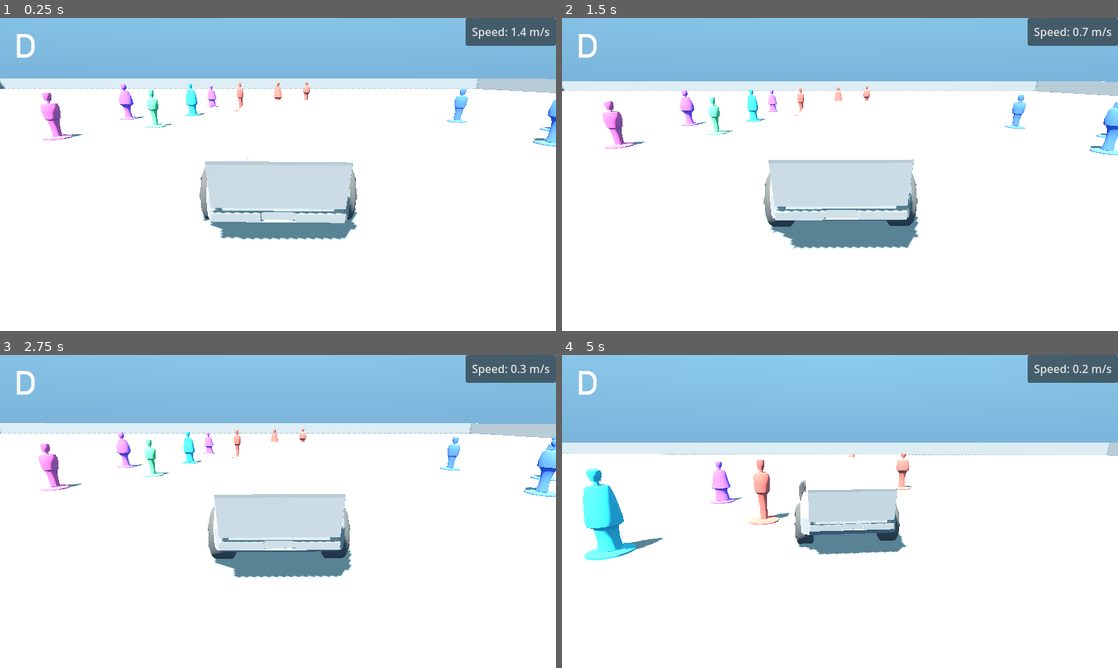
Above: before the commit, frames 1-4 (two rows, left to right).
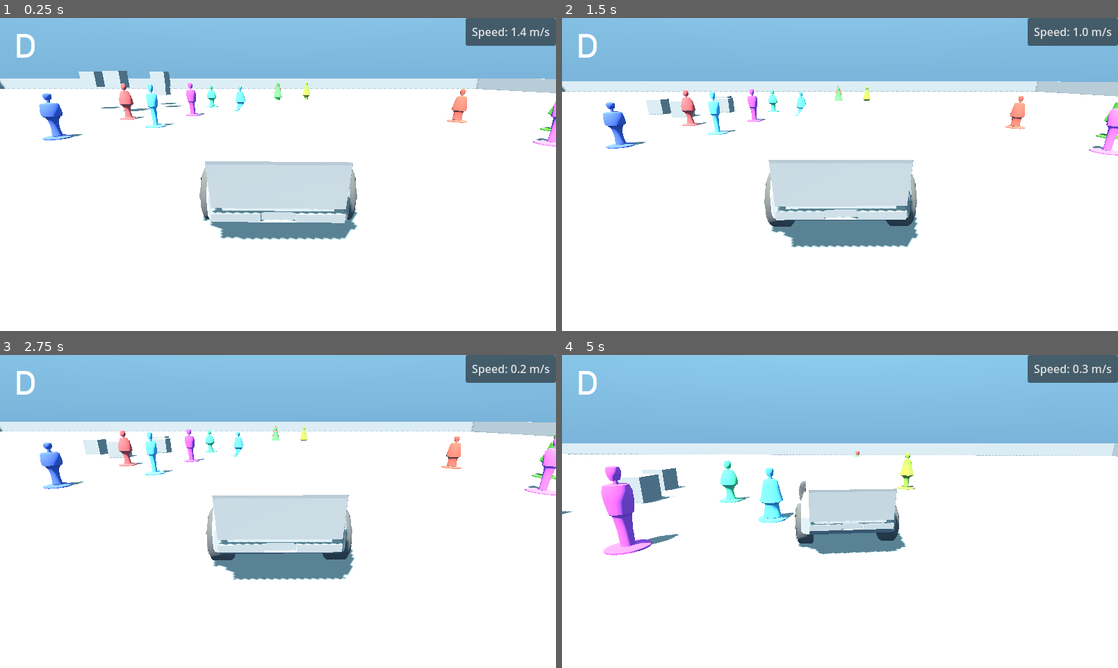
Above: after the commit, the same moments.

Repository: pedestriantactics/cybertruck-simulator
Game: Godot game, scene res://play.tscn
Same seed, same stepped clock (60 frames per second), same inputs: the game is played once before the commit and once after it.
Inputs:
- Up to frame 1 (0.25 s): no input
- Up to frame 2 (1.5 s): tap Enter (ui_accept) at 0.5, 0.77 s; hold D (turn_right) 0.53-1.28 s; hold S (move_backward) from 1.28 s (still down)
- Up to frame 3 (2.75 s): tap Enter (ui_accept) at 1.52 s; release S (move_backward) at 2.03 s; hold D (turn_right) from 2.03 s (still down)
- Up to frame 4 (5 s): release D (turn_right) at 2.78 s; hold W (move_forward) 2.78-3.53 s; tap Enter (ui_accept) at 3.02, 3.77, 4.52 s; hold A (turn_left) from 3.53 s (still down)

The runs differ from the first frame. In frame 1, 2.2% of the frame differs, in the area x 0-100%, y 16-66%; in frame 2, 3.1%; in frame 3, 5.1%; in frame 4, 5.4%, in the area x 0-100%, y 3-66%.

Commit message:
human and prop sounds!

Diff:
--- a/default_bus_layout.tres
+++ b/default_bus_layout.tres
@@ -25,6 +25,16 @@
 resource_name = "EQ21"
 band_db/22_hz = 12.1
 
+[sub_resource type="AudioEffectAmplify" id="AudioEffectAmplify_3i6lq"]
+resource_name = "Amplify"
+volume_db = 24.0
+
+[sub_resource type="AudioEffectLimiter" id="AudioEffectLimiter_v245h"]
+resource_name = "Limiter"
+ceiling_db = -5.8
+threshold_db = -10.7
+soft_clip_ratio = 17.5
+
 [resource]
 bus/0/effect/0/effect = SubResource("AudioEffectEQ21_wingd")
 bus/0/effect/0/enabled = false
@@ -44,7 +54,17 @@
 bus/2/solo = false
 bus/2/mute = false
 bus/2/bypass_fx = false
-bus/2/volume_db = 0.0
+bus/2/volume_db = -0.0305074
 bus/2/send = &"Master"
 bus/2/effect/0/effect = SubResource("AudioEffectEQ21_bn7ff")
 bus/2/effect/0/enabled = true
+bus/3/name = &"Spatial"
+bus/3/solo = false
+bus/3/mute = false
+bus/3/bypass_fx = false
+bus/3/volume_db = -0.0327297
+bus/3/send = &"Master"
+bus/3/effect/0/effect = SubResource("AudioEffectAmplify_3i6lq")
+bus/3/effect/0/enabled = false
+bus/3/effect/1/effect = SubResource("AudioEffectLimiter_v245h")
+bus/3/effect/1/enabled = true
--- a/play.tscn
+++ b/play.tscn
@@ -46,6 +46,7 @@
 [ext_resource type="Script" path="res://scripts/gear_shift_indicator.gd" id="36_iwnde"]
 [ext_resource type="AudioStream" uid="uid://il6apbs2r1uv" path="res://sounds/switch-forward.wav" id="45_wpc7e"]
 [ext_resource type="AudioStream" uid="uid://djcjym3o355th" path="res://sounds/switch-reverse.wav" id="46_e3al3"]
+[ext_resource type="PackedScene" uid="uid://drthnjjvl30hm" path="res://props/prop.tscn" id="47_mr1bq"]
 
 [sub_resource type="StyleBoxEmpty" id="1"]
 
@@ -55,7 +56,10 @@
 [sub_resource type="PhysicsMaterial" id="PhysicsMaterial_15ilr"]
 
 [sub_resource type="BoxShape3D" id="7"]
-size = Vector3(2.28125, 1.54492, 5.6196)
+size = Vector3(2.28125, 1.54492, 5.64902)
+
+[sub_resource type="BoxShape3D" id="BoxShape3D_admae"]
+size = Vector3(2.06152, 3.59378, 5.52096)
 
 [node name="TownScene" type="Node3D"]
 
@@ -219,7 +223,7 @@
 surface_material_override/0 = ExtResource("7_20hfr")
 
 [node name="CollisionShape3D" type="CollisionShape3D" parent="InstancePos/car/Body"]
-transform = Transform3D(1, 0, 0, 0, 1, 0, 0, 0, 1, 0, 0.769337, 0.110237)
+transform = Transform3D(1, 0, 0, 0, 1, 0, 0, 0, 1, 0, 0.769337, 0.0749741)
 shape = SubResource("7")
 
 [node name="CameraBase" type="Node3D" parent="InstancePos/car/Body"]
@@ -227,12 +231,21 @@
 
 [node name="Camera3D" type="Camera3D" parent="InstancePos/car/Body/CameraBase"]
 transform = Transform3D(-1, 2.11495e-08, -8.48259e-08, 9.03234e-16, 0.970296, 0.241922, 8.74227e-08, 0.241922, -0.970296, 0, 3.032, -4.394)
+doppler_tracking = 2
 current = true
 fov = 60.0
 script = ExtResource("7_oo1bo")
 min_distance = 6.0
 max_distance = 8.0
 height = 2.0
+
+[node name="StaticBody3D" type="StaticBody3D" parent="InstancePos/car/Body"]
+collision_layer = 2
+collision_mask = 3
+
+[node name="CollisionShape3D2" type="CollisionShape3D" parent="InstancePos/car/Body/StaticBody3D"]
+transform = Transform3D(1, 0, 0, 0, 1, 0, 0, 0, 1, 0, -0.755173, 0.0815091)
+shape = SubResource("BoxShape3D_admae")
 
 [node name="ground" type="CSGBox3D" parent="."]
 transform = Transform3D(1, 0, 0, 0, 1, 0, 0, 0, 1, 2.08165e-12, -0.5, 2.08165e-12)
@@ -591,4 +604,18 @@
 [node name="AudioStreamPlayer" type="AudioStreamPlayer" parent="Dash/Margin/Label"]
 volume_db = -8.065
 
+[node name="Props" type="Node" parent="."]
+
+[node name="RigidBody3D" parent="Props" instance=ExtResource("47_mr1bq")]
+transform = Transform3D(1, 0, 0, 0, 1, 0, 0, 0, 1, 0.580263, 2.2819, 11.2254)
+
+[node name="RigidBody3D2" parent="Props" instance=ExtResource("47_mr1bq")]
+transform = Transform3D(1, 0, 0, 0, 1, 0, 0, 0, 1, 1.67953, 1.55406, 13.9301)
+
+[node name="RigidBody3D3" parent="Props" instance=ExtResource("47_mr1bq")]
+transform = Transform3D(1, 0, 0, 0, 1, 0, 0, 0, 1, 2.26703, 2.2819, 8.49978)
+
+[node name="RigidBody3D4" parent="Props" instance=ExtResource("47_mr1bq")]
+transform = Transform3D(1, 0, 0, 0, 1, 0, 0, 0, 1, 4.87518, 2.2819, 10.1995)
+
 [connection signal="pressed" from="InstancePos/Panel/Spedometer" to="InstancePos/Panel/Spedometer" method="_on_Spedometer_pressed"]
--- a/project.godot
+++ b/project.godot
@@ -19,7 +19,6 @@
 reworked in the future."
 run/main_scene="res://play.tscn"
 config/features=PackedStringArray("4.2")
-config/icon="res://icon.png"
 
 [display]
 
--- a/props/prop-human.tscn
+++ b/props/prop-human.tscn
@@ -1,16 +1,28 @@
-[gd_scene load_steps=22 format=3 uid="uid://hc1ywbfhiaym"]
+[gd_scene load_steps=34 format=3 uid="uid://hc1ywbfhiaym"]
 
+[ext_resource type="Script" path="res://scripts/audio_prop_impact.gd" id="1_0hrub"]
 [ext_resource type="ArrayMesh" uid="uid://coa82po4n78nb" path="res://meshes/human-tall_001.obj" id="1_4p3fh"]
 [ext_resource type="Script" path="res://scripts/random-human.gd" id="1_s5sge"]
+[ext_resource type="AudioStream" uid="uid://d2r2utrjly253" path="res://sounds/hit-human-1.wav" id="2_37hns"]
 [ext_resource type="ArrayMesh" uid="uid://cvx0o7l7g00is" path="res://meshes/human-short.obj" id="2_mfhou"]
+[ext_resource type="AudioStream" uid="uid://4xjkdruhfbxw" path="res://sounds/hit-human-2.wav" id="3_4hpsv"]
 [ext_resource type="ArrayMesh" uid="uid://bq56717l4wh2j" path="res://meshes/human-short_001.obj" id="3_d72j1"]
+[ext_resource type="AudioStream" uid="uid://bgiwxwng2bjvu" path="res://sounds/hit-human-3.wav" id="4_r3h4m"]
 [ext_resource type="ArrayMesh" uid="uid://6kg2t6dsro40" path="res://meshes/human-short_002.obj" id="4_svljm"]
+[ext_resource type="AudioStream" uid="uid://b52myj2ehxoxj" path="res://sounds/hit-human-4.wav" id="5_6rxs6"]
 [ext_resource type="ArrayMesh" uid="uid://cw2ljg313y633" path="res://meshes/human-short_003.obj" id="5_i8xi8"]
 [ext_resource type="ArrayMesh" uid="uid://cbobeu880ai72" path="res://meshes/human-short_004.obj" id="6_edj4c"]
+[ext_resource type="AudioStream" uid="uid://pgwtubxl1so1" path="res://sounds/hit-human-5.wav" id="6_fecog"]
 [ext_resource type="ArrayMesh" uid="uid://d2n8x2wcalit4" path="res://meshes/human-short_005.obj" id="7_40rx2"]
+[ext_resource type="AudioStream" uid="uid://bj5fshyadsd3v" path="res://sounds/hit-human-6.wav" id="7_hxdxq"]
 [ext_resource type="ArrayMesh" uid="uid://br6xevcy36302" path="res://meshes/human-short_006.obj" id="8_a83jm"]
+[ext_resource type="AudioStream" uid="uid://53inynmdrlyx" path="res://sounds/hit-human-7.wav" id="8_w2u4o"]
+[ext_resource type="AudioStream" uid="uid://btxsq2fj10pcp" path="res://sounds/hit-human-8.wav" id="9_bssbo"]
 [ext_resource type="ArrayMesh" uid="uid://b6w3hy2brdliy" path="res://meshes/human-short_007.obj" id="9_nxt5p"]
 [ext_resource type="ArrayMesh" uid="uid://dyjiyeaarxm4u" path="res://meshes/human-tall.obj" id="10_77lyg"]
+[ext_resource type="AudioStream" uid="uid://du4lyfs8h3mkd" path="res://sounds/hit-human-9.wav" id="10_g8djk"]
+[ext_resource type="AudioStream" uid="uid://cevxie5uyshja" path="res://sounds/hit-human-10.wav" id="11_r0y2e"]
+[ext_resource type="AudioStream" uid="uid://cm2xcywd4pgto" path="res://sounds/hit-human-11.wav" id="12_2r8sm"]
 [ext_resource type="ArrayMesh" uid="uid://bprd3e1dwl3uq" path="res://meshes/human-tall_002.obj" id="12_dwh71"]
 [ext_resource type="ArrayMesh" uid="uid://c74i7f6wddnj4" path="res://meshes/human-tall_003.obj" id="13_jg5m0"]
 [ext_resource type="ArrayMesh" uid="uid://l8r1x1hecd8r" path="res://meshes/human-tall_004.obj" id="14_j2fso"]
@@ -31,16 +43,22 @@
 radius = 0.379951
 
 [sub_resource type="StandardMaterial3D" id="StandardMaterial3D_3h8w7"]
-albedo_color = Color(0.223529, 0.447059, 1, 1)
+albedo_color = Color(0.75, 0.510375, 0.2175, 1)
 metallic_specular = 0.0
 
 [node name="RigidBody3D" type="RigidBody3D"]
 transform = Transform3D(1, 0, 0, 0, 1, 0, 0, 0, 1, 2.08165e-12, 2.08165e-12, 2.08165e-12)
+collision_layer = 3
+collision_mask = 3
 mass = 0.03
 physics_material_override = SubResource("PhysicsMaterial_5wovb")
-script = ExtResource("1_s5sge")
-meshes = Array[Mesh]([ExtResource("2_mfhou"), ExtResource("3_d72j1"), ExtResource("4_svljm"), ExtResource("5_i8xi8"), ExtResource("6_edj4c"), ExtResource("7_40rx2"), ExtResource("8_a83jm"), ExtResource("9_nxt5p"), ExtResource("10_77lyg"), ExtResource("1_4p3fh"), ExtResource("12_dwh71"), ExtResource("13_jg5m0"), ExtResource("14_j2fso"), ExtResource("15_fw3sw"), ExtResource("16_uy35r"), ExtResource("17_xtpq6")])
-colors = Array[Color]([Color(1, 0.439216, 0.4, 1), Color(1, 0.566667, 0.35, 1), Color(1, 0.783333, 0.35, 1), Color(0.435, 0.87, 0.58725, 1), Color(0.2523, 0.777345, 0.87, 1), Color(0.3267, 0.492525, 0.99, 1), Color(0.67848, 0.4059, 0.99, 1), Color(0.99, 0.4257, 0.70785, 1)])
+
+[node name="AudioStreamPlayer3D" type="AudioStreamPlayer3D" parent="."]
+max_polyphony = 2
+bus = &"Spatial"
+area_mask = 3
+script = ExtResource("1_0hrub")
+sounds = Array[AudioStream]([ExtResource("2_37hns"), ExtResource("3_4hpsv"), ExtResource("4_r3h4m"), ExtResource("5_6rxs6"), ExtResource("6_fecog"), ExtResource("7_hxdxq"), ExtResource("8_w2u4o"), ExtResource("9_bssbo"), ExtResource("10_g8djk"), ExtResource("11_r0y2e"), ExtResource("12_2r8sm")])
 
 [node name="CollisionShape3D" type="CollisionShape3D" parent="."]
 transform = Transform3D(1, 0, 0, 0, 1, 0, 0, 0, 1, 2.08165e-12, 0.0440652, 2.08165e-12)
@@ -53,3 +71,5 @@
 [node name="MeshInstance3D" type="MeshInstance3D" parent="."]
 mesh = ExtResource("1_4p3fh")
 surface_material_override/0 = SubResource("StandardMaterial3D_3h8w7")
+script = ExtResource("1_s5sge")
+meshes = Array[Mesh]([ExtResource("2_mfhou"), ExtResource("3_d72j1"), ExtResource("4_svljm"), ExtResource("5_i8xi8"), ExtResource("6_edj4c"), ExtResource("7_40rx2"), ExtResource("8_a83jm"), ExtResource("9_nxt5p"), ExtResource("10_77lyg"), ExtResource("1_4p3fh"), ExtResource("12_dwh71"), ExtResource("13_jg5m0"), ExtResource("14_j2fso"), ExtResource("15_fw3sw"), ExtResource("16_uy35r"), ExtResource("17_xtpq6")])
--- /dev/null
+++ b/props/prop.tscn
@@ -0,0 +1,62 @@
+[gd_scene load_steps=27 format=3 uid="uid://drthnjjvl30hm"]
+
+[ext_resource type="Script" path="res://scripts/audio_prop_impact.gd" id="1_xmqoq"]
+[ext_resource type="AudioStream" uid="uid://bmv7p5wm7merl" path="res://sounds/hit-dumpster-1.wav" id="2_sydcl"]
+[ext_resource type="AudioStream" uid="uid://bqb70skyprkxn" path="res://sounds/hit-dumpster-2.wav" id="3_nagi3"]
+[ext_resource type="AudioStream" uid="uid://cl74x6y1homp6" path="res://sounds/hit-dumpster-3.wav" id="4_eeyja"]
+[ext_resource type="AudioStream" uid="uid://8eddbc3knuva" path="res://sounds/hit-debris-large-1.wav" id="5_8t084"]
+[ext_resource type="AudioStream" uid="uid://7kesvwcu6mx1" path="res://sounds/hit-debris-large-2.wav" id="6_gayji"]
+[ext_resource type="ArrayMesh" uid="uid://coa82po4n78nb" path="res://meshes/human-tall_001.obj" id="13_dlmed"]
+[ext_resource type="Script" path="res://scripts/random-human.gd" id="14_xybup"]
+[ext_resource type="ArrayMesh" uid="uid://cvx0o7l7g00is" path="res://meshes/human-short.obj" id="15_8nobj"]
+[ext_resource type="ArrayMesh" uid="uid://bq56717l4wh2j" path="res://meshes/human-short_001.obj" id="16_4wl10"]
+[ext_resource type="ArrayMesh" uid="uid://6kg2t6dsro40" path="res://meshes/human-short_002.obj" id="17_bqhen"]
+[ext_resource type="ArrayMesh" uid="uid://cw2ljg313y633" path="res://meshes/human-short_003.obj" id="18_b8ktr"]
+[ext_resource type="ArrayMesh" uid="uid://cbobeu880ai72" path="res://meshes/human-short_004.obj" id="19_8pdum"]
+[ext_resource type="ArrayMesh" uid="uid://d2n8x2wcalit4" path="res://meshes/human-short_005.obj" id="20_7adiv"]
+[ext_resource type="ArrayMesh" uid="uid://br6xevcy36302" path="res://meshes/human-short_006.obj" id="21_fio55"]
+[ext_resource type="ArrayMesh" uid="uid://b6w3hy2brdliy" path="res://meshes/human-short_007.obj" id="22_s2do2"]
+[ext_resource type="ArrayMesh" uid="uid://dyjiyeaarxm4u" path="res://meshes/human-tall.obj" id="23_qe8si"]
+[ext_resource type="ArrayMesh" uid="uid://bprd3e1dwl3uq" path="res://meshes/human-tall_002.obj" id="24_2ynt6"]
+[ext_resource type="ArrayMesh" uid="uid://c74i7f6wddnj4" path="res://meshes/human-tall_003.obj" id="25_a43bp"]
+[ext_resource type="ArrayMesh" uid="uid://l8r1x1hecd8r" path="res://meshes/human-tall_004.obj" id="26_x8km6"]
+[ext_resource type="ArrayMesh" uid="uid://cnjslnchoyma1" path="res://meshes/human-tall_005.obj" id="27_o6o7e"]
+[ext_resource type="ArrayMesh" uid="uid://7j1mckr40l28" path="res://meshes/human-tall_006.obj" id="28_buauy"]
+[ext_resource type="ArrayMesh" uid="uid://cn3h8xqxrgg1q" path="res://meshes/human-tall_007.obj" id="29_36743"]
+
+[sub_resource type="PhysicsMaterial" id="PhysicsMaterial_5wovb"]
+friction = 0.47
+bounce = 0.33
+
+[sub_resource type="BoxShape3D" id="BoxShape3D_xdxja"]
+
+[sub_resource type="StandardMaterial3D" id="StandardMaterial3D_3h8w7"]
+albedo_color = Color(0.75, 0.510375, 0.2175, 1)
+metallic_specular = 0.0
+
+[node name="RigidBody3D" type="RigidBody3D"]
+transform = Transform3D(1, 0, 0, 0, 1, 0, 0, 0, 1, 2.08165e-12, 2.08165e-12, 2.08165e-12)
+collision_layer = 3
+collision_mask = 3
+mass = 0.03
+physics_material_override = SubResource("PhysicsMaterial_5wovb")
+
+[node name="AudioStreamPlayer3D" type="AudioStreamPlayer3D" parent="."]
+max_polyphony = 2
+bus = &"Spatial"
+script = ExtResource("1_xmqoq")
+sounds = Array[AudioStream]([ExtResource("2_sydcl"), ExtResource("3_nagi3"), ExtResource("4_eeyja"), ExtResource("5_8t084"), ExtResource("6_gayji")])
+
+[node name="CollisionShape3D" type="CollisionShape3D" parent="."]
+transform = Transform3D(1, 0, 0, 0, 1, 0, 0, 0, 1, 2.08165e-12, 2.08165e-12, 2.08165e-12)
+shape = SubResource("BoxShape3D_xdxja")
+
+[node name="MeshInstance3D" type="MeshInstance3D" parent="."]
+visible = false
+mesh = ExtResource("13_dlmed")
+surface_material_override/0 = SubResource("StandardMaterial3D_3h8w7")
+script = ExtResource("14_xybup")
+meshes = Array[Mesh]([ExtResource("15_8nobj"), ExtResource("16_4wl10"), ExtResource("17_bqhen"), ExtResource("18_b8ktr"), ExtResource("19_8pdum"), ExtResource("20_7adiv"), ExtResource("21_fio55"), ExtResource("22_s2do2"), ExtResource("23_qe8si"), ExtResource("13_dlmed"), ExtResource("24_2ynt6"), ExtResource("25_a43bp"), ExtResource("26_x8km6"), ExtResource("27_o6o7e"), ExtResource("28_buauy"), ExtResource("29_36743")])
+
+[node name="CSGBox3D" type="CSGBox3D" parent="."]
+transform = Transform3D(1, 0, 0, 0, 1, 0, 0, 0, 1, 2.08165e-12, 2.08165e-12, 2.08165e-12)
--- /dev/null
+++ b/scripts/audio_prop_impact.gd
@@ -0,0 +1,46 @@
+extends AudioStreamPlayer3D
+
+# this gets collision information from the rigidbody3d parent and plays a random sound from an array
+# the sound is played at a volume equivelant to the velocity change of the rigidbody3d parent
+
+@export var mute = false
+@onready var rigid_body = get_parent()
+@export var sounds: Array[AudioStream]
+
+var last_velocity_length = 0
+
+# Called when the node enters the scene tree for the first time.
+func _ready():
+	# rigid_body.body_entered.connect(_on_body_entered)
+	# rigid_body.contact_monitor = true
+	# pass # Replace with function body.
+	pass
+
+# Called every frame. 'delta' is the elapsed time since the previous frame.
+func _physics_process(delta):
+	var velocity_length = rigid_body.linear_velocity.length()
+	var velocity_change = velocity_length - last_velocity_length
+	if (velocity_change > 0.8):
+		play_random(sounds, 0)
+
+	last_velocity_length = rigid_body.linear_velocity.length()
+	# pass
+
+# func _on_body_entered(body):
+# 	# compare the velocities to see if it's worth counting as an impact
+# 	var velocity_length = rigid_body.linear_velocity.length()
+# 	var velocity_change = last_velocity_length - velocity_length
+# 	if (velocity_change > 0.1):
+# 		play_random(sounds, 0)
+
+func play_random(in_sounds, volume):
+	if mute:
+		return
+	if (sounds.size() > 0):
+		stop()
+		var sound = sounds[randi() % sounds.size()]
+		stream = sound
+		volume_db = volume
+		play()
+	else:
+		printerr("no sounds to play")
--- a/scripts/audio_truck_accelerate.gd
+++ b/scripts/audio_truck_accelerate.gd
@@ -6,6 +6,7 @@
 # one for the braking sound
 # this also checks the velocity of the parent to choose whether to play the hard acceleration or soft
 
+@export var mute = false
 @export var acceleration_sounds: Array[AudioStream] = []
 @export var soft_acceleration_sounds: Array[AudioStream] = []
 @export var deceleration_sounds: Array[AudioStream] = []
@@ -44,6 +45,8 @@
 
 # create a function called play that takes in the array of sounds and plays one of them at random
 func play_random(sounds):
+	if mute:
+		return
 	if (sounds.size() > 0):
 		stop()
 		var sound = sounds[randi() % sounds.size()]
--- a/scripts/audio_truck_impact.gd
+++ b/scripts/audio_truck_impact.gd
@@ -2,6 +2,7 @@
 
 # this listens to the collision_occurred signal and plays a random sound from an array at the volume of the impact
 
+@export var mute = false
 @export var impact_sounds: Array[AudioStream] = []
 @export var impact_hard_sounds: Array[AudioStream] = []
 @export var crash_sounds: Array[AudioStream] = []
@@ -16,7 +17,7 @@
 		return
 
 	var final_sounds = impact_sounds
-	if (impact > 20):
+	if (impact > .75):
 		final_sounds = impact_hard_sounds
 	# scale the volume to be -80 for an impact of 0 and 0 for an impact of 2
 	var calculated_volume = impact * 40 - 20
@@ -50,6 +51,8 @@
 
 	# create a function called play that takes in the array of sounds and plays one of them at random
 func play_random_instantiated(sounds, volume):
+	if mute:
+		return
 	if (sounds.size() > 0):
 		var sound = sounds[randi() % sounds.size()]
 		#instantiate a new child audiostreamplayer
--- a/scripts/audio_truck_loop.gd
+++ b/scripts/audio_truck_loop.gd
@@ -6,6 +6,7 @@
 # this only happens when the acceleration key is down
 # the volume is capped at 0db
 
+@export var mute = false
 @export var forward_stream: AudioStream
 @export var reverse_stream: AudioStream
 
@@ -19,10 +20,13 @@
 # Called every frame. 'delta' is the elapsed time since the previous frame.
 func _process(delta):
 	# if below a volume stop playing at all
-	if playing and volume_db < -70:
+	if (playing and volume_db < -70) or mute:
 		stop()
 	if !playing and volume_db > -70:
 		play()
+
+	if mute:
+		return
 
 	# if the parent is moving forward, play the forward stream
 	if parent.forward && parent.is_moving_forward() and stream != forward_stream:
--- a/scripts/audio_truck_tires_loop.gd
+++ b/scripts/audio_truck_tires_loop.gd
@@ -3,6 +3,7 @@
 # the tire screech is playing on loop by default
 # this will turn the volume up if there's a lot of lateral movement
 
+@export var mute = false
 @onready var parent = get_parent()
 
 # Called when the node enters the scene tree for the first time.
@@ -13,10 +14,13 @@
 # Called every frame. 'delta' is the elapsed time since the previous frame.
 func _process(delta):
 	# if below a volume stop playing at all
-	if playing and parent.get_linear_velocity().length() < 1:
+	if (playing and parent.get_linear_velocity().length() < 1) or mute:
 		stop()
 	if !playing and parent.get_linear_velocity().length() > 1:
 		play()
+
+	if mute:
+		return
 
 	if parent == null:
 		return
--- a/scripts/audio_wind.gd
+++ b/scripts/audio_wind.gd
@@ -5,6 +5,7 @@
 # this script turns the volume up based on the velocity of the parent object (which is the car body)
 # the volume is capped at 0db
 
+@export var mute = false
 @onready var parent = get_parent()
 
 # Called when the node enters the scene tree for the first time.
@@ -15,10 +16,13 @@
 # Called every frame. 'delta' is the elapsed time since the previous frame.
 func _process(delta):
 	# if below a volume stop playing at all
-	if playing and volume_db < -70:
+	if (playing and volume_db < -70) or mute:
 		stop()
 	if !playing and volume_db > -70:
 		play()
+
+	if mute:
+		return
 
 	if parent == null:
 		return
--- a/scripts/follow_camera.gd
+++ b/scripts/follow_camera.gd
@@ -34,7 +34,7 @@
 	get_parent().get_parent().shake_occurred.connect(_on_vehicle_collision_occurred)
 
 func _on_vehicle_collision_occurred(impact):
-	shakeStrength += impact
+	shakeStrength += impact/1.7
 	# adjust this line based on how you want the impact to affect the shakeStrength
 
 
--- a/scripts/random-human.gd
+++ b/scripts/random-human.gd
@@ -1,4 +1,4 @@
-extends RigidBody3D
+extends MeshInstance3D
 
 # This will store a list of meshinstances that will be exposed for setup in the editor
 # On ready it will pick from a random instance and assign it to the MeshInstance3D which is a child
@@ -12,25 +12,28 @@
 
 # Called when the node enters the scene tree for the first time.
 func _ready():
-	var mesh_instance = get_node("MeshInstance3D")
 	# Pick a random mesh instance from the list
 	if meshes.size() == 0:
 		printerr("No mesh instances found")
 		return
 	var random_mesh = meshes[randi() % meshes.size()]
 	# Assign the random mesh instance to the MeshInstance3D child
-	mesh_instance.mesh = random_mesh
+	mesh = random_mesh
 	# Pick a random color from the list
-	if colors.size() == 0:
-		printerr("No colors found")
-		return
-	var random_color = colors[randi() % colors.size()]
+	# if colors.size() == 0:
+	# 	printerr("No colors found")
+	# 	return
+	# var random_color = colors[randi() % colors.size()]
+	var hue = randf_range(0, 1)
+	var saturation = 0.6
+	var value = randf_range(0.5, 1)
+	var random_color = Color.from_hsv(hue, saturation, value)
 
 	# Assign the random color to the material
 	# but make a copy of the material so that it isn't linked to the original
-	var material = mesh_instance.get_surface_override_material(0).duplicate()
+	var material = get_surface_override_material(0).duplicate()
 	material.albedo_color = Color(random_color)
-	mesh_instance.set_surface_override_material(0, material)
+	set_surface_override_material(0, material)
 
 
 # Called every frame. 'delta' is the elapsed time since the previous frame.
--- a/scripts/vehicle.gd
+++ b/scripts/vehicle.gd
@@ -57,6 +57,16 @@
 				#impact is very strong, let's make it reasonable
 				impact = pow(impact / 30, 2)
 				emit_signal("object_collision_occurred", impact)
+
+			# move the other object up about half a meter and then recalculate the collision
+			# collider.translate(Vector3(0, .5, 0))
+			# collision_info = move_and_collide(linear_velocity * delta)
+			# try speeding up the other object to get it out of the way
+			var new_velocity = collider.linear_velocity.normalized() * .05
+			# make the velocity go up a little
+			new_velocity.y += .005
+			collider.apply_central_impulse(new_velocity)
+			# collider.apply_torque_impulse(collider.constant_torque * 1)
 		# if it's a wall
 		else:
 			# if it's not another object you're hitting a wall, compare your velocity to the previous velocity
Not shown: 1 places in default_bus_layout.tres that only renumber resources
Not shown: 1 places in play.tscn that only renumber resources
Not shown, added: sounds/hit-debris-large-1.wav.import
Not shown, added: sounds/hit-debris-large-2.wav.import
Not shown, added: sounds/hit-debris-small-1.wav.import
Not shown, added: sounds/hit-debris-small-2.wav.import
Not shown, added: sounds/hit-dumpster-1.wav.import
Not shown, added: sounds/hit-dumpster-2.wav.import
Not shown, added: sounds/hit-dumpster-3.wav.import
Not shown, added: sounds/hit-human-1.wav.import
Not shown, added: sounds/hit-human-10.wav.import
Not shown, added: sounds/hit-human-11.wav.import
(and 54 more such lines)
